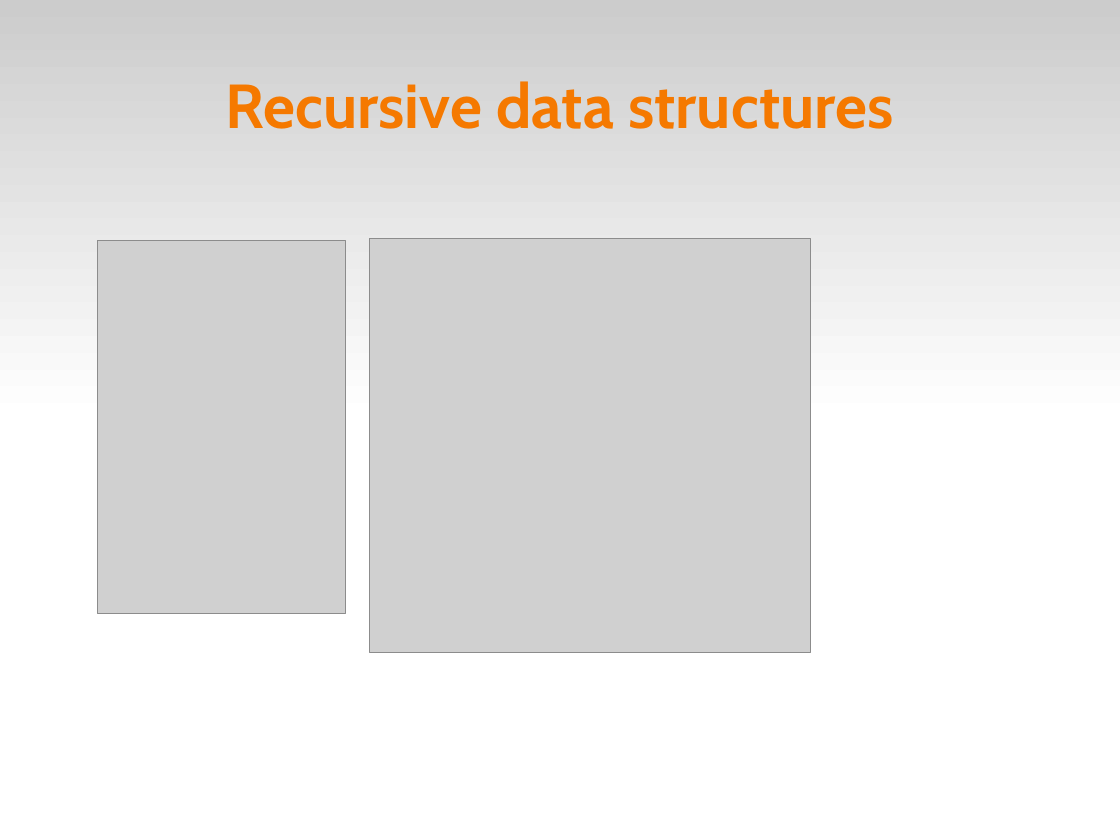
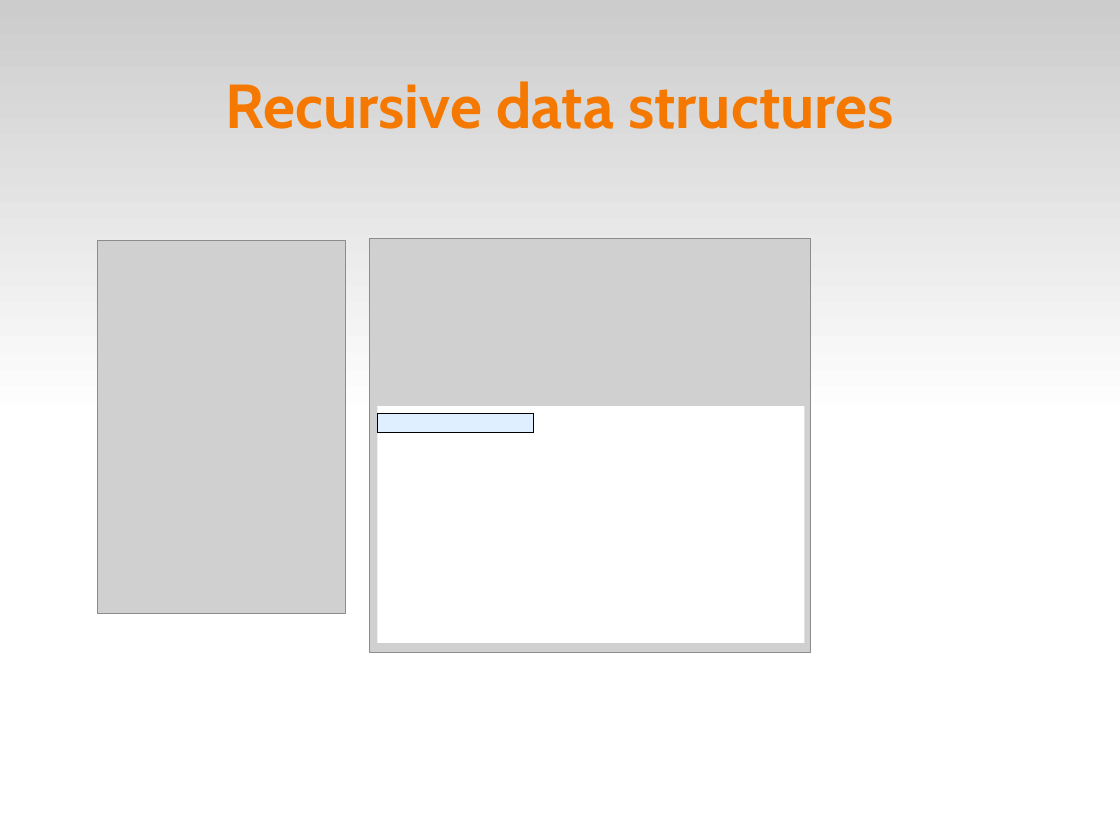
Before and after one commit to fsantanna-no/ceu-docs, a slide deck: slide 14 of ceu_curryon.odp. Drawn at 1120x840 pixels with LibreOffice and Linux fonts; fonts in the diff are those of the drawing; grey boxes stand for pictures. Boxes give left, top, right and bottom in pixels: in the first picture for what was removed or moved away, otherwise in the second. Text is boxed around its words. In the diff, an @@ line names an element or a change of style, - is before the commit and + after.

```diff
--- a/ceu_curryon.odp
+++ b/ceu_curryon.odp
@@ rectangle added at box(378, 407, 805, 643), fill #FFFFFF @@
@@ rectangle added at box(378, 414, 535, 433), fill #99CCFF at 30% opacity, outline #000000 0 pt @@
```
Also in this commit, not shown: 8 other slides changed.
